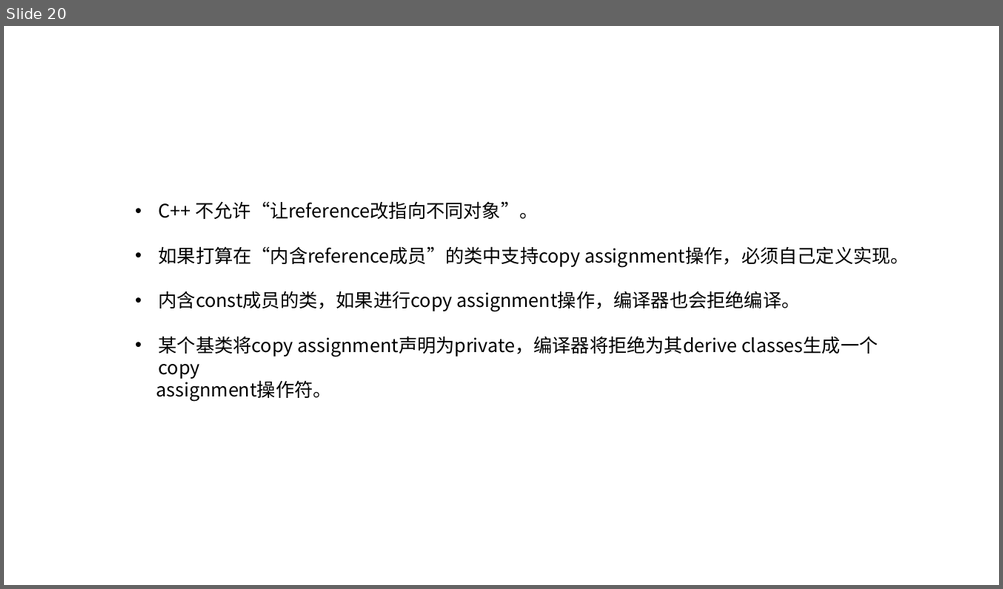
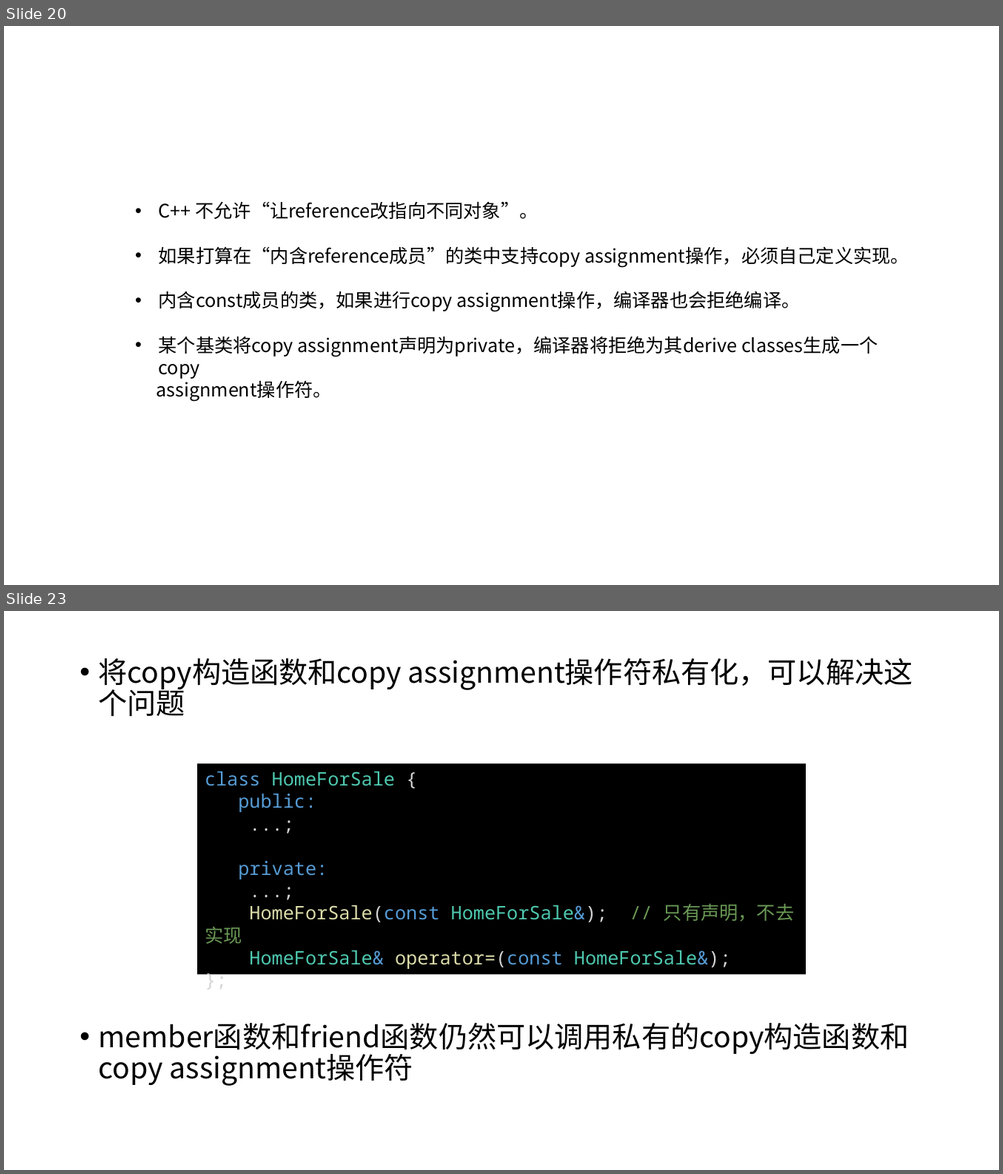
Before and after one commit to h-hkai/Effective-CPP, a slide deck: Effective C++.pptx. Shown one above the other, each under a label of ours: slide 20 before the commit, slides 20 and 23 after it; the slides between them are not shown. The pictures are 1003x589 and 1003x1174 pixels, drawn with LibreOffice and Linux fonts; fonts in the diff are those of the drawing. Boxes give left, top, right and bottom in pixels: in the first picture for what was removed or moved away, otherwise in the second. Text is boxed around its words. In the diff, an @@ line names an element or a change of style, - is before the commit and + after.

```diff
--- a/Effective C++.pptx
+++ b/Effective C++.pptx
@@ slide 23 added at [4,611,999,1170], background #FFFFFF @@
@@ text added at [99,658,913,1086], 28 pt, text #000000 @@
+• 将copy构造函数和copy assignment操作符私有化，可以解决这个问题
+• member函数和friend函数仍然可以调用私有的copy构造函数和copy assignment操作符
@@ rectangle added at [197,764,805,975], fill #000000, 18 pt, text #4EC9B0 @@
+class HomeForSale {
+public:
+...;
+private:
+...;
+HomeForSale(const HomeForSale&); // 只有声明，不去实现
+HomeForSale& operator=(const HomeForSale&);
+};
```
Also in this commit, not shown: 11 other slides added, 3 other files.
